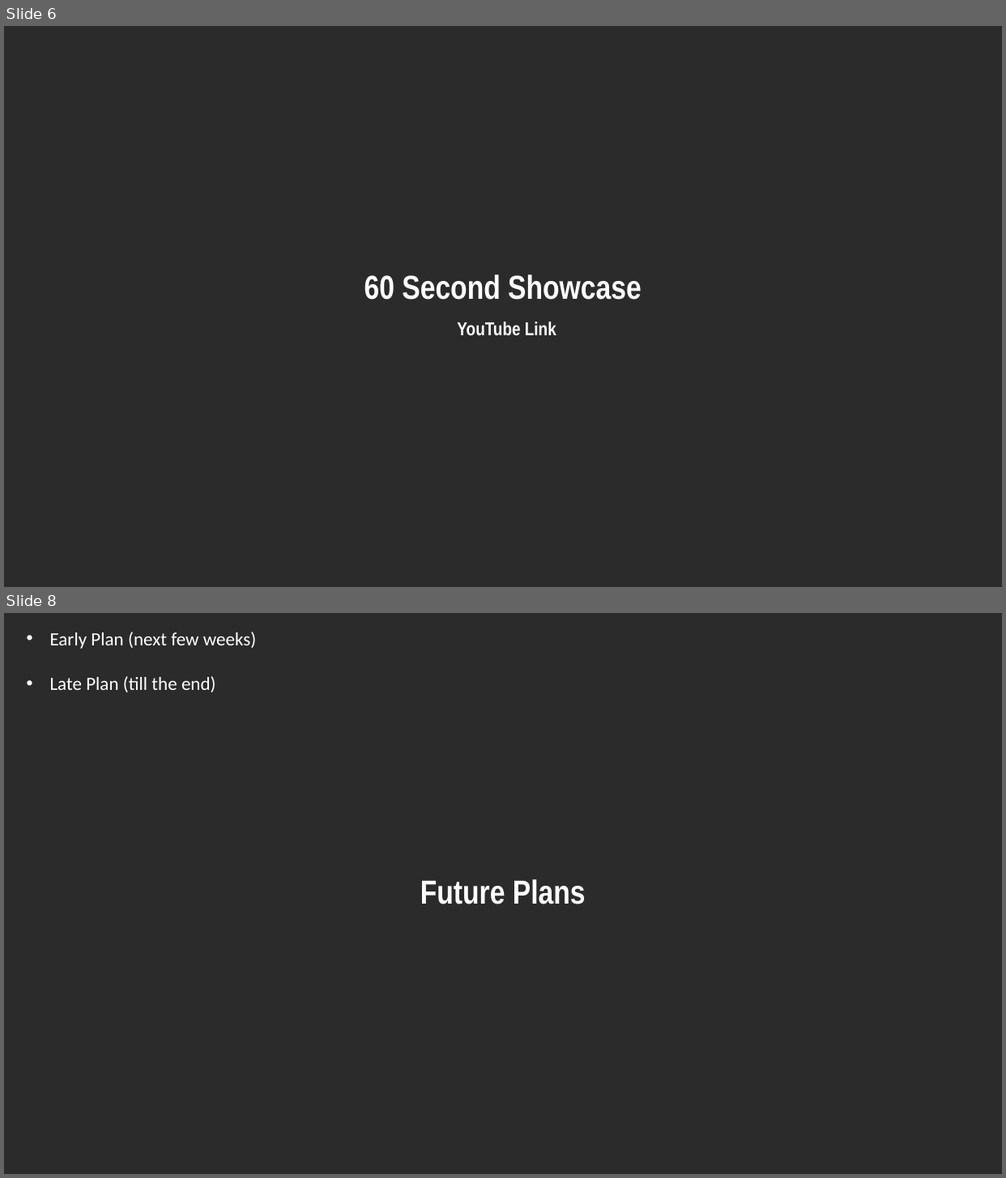
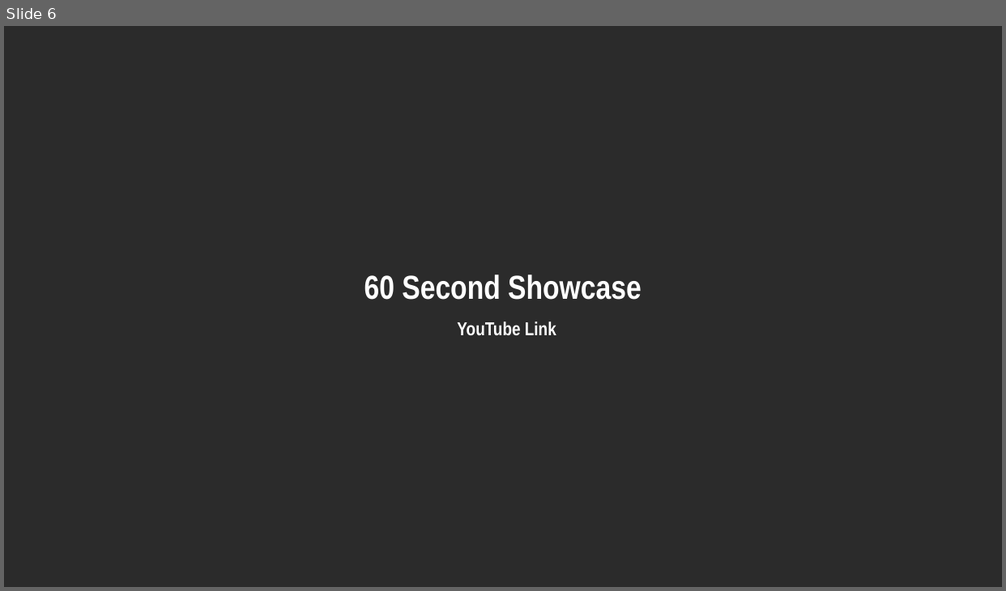
Before and after one commit to Keiishkii/Final-Year-Project, a slide deck: - Presentations/Final Year Project - Progress Presentation.pptx. Shown one above the other, each under a label of ours: slides 6 and 8 before the commit, slide 6 after it; the slides between them are not shown. The pictures are 1006x1178 and 1006x591 pixels, drawn with LibreOffice and Linux fonts; fonts in the diff are those of the drawing; background and template pictures are left out; a plain dark background stands for a picture behind light text. Boxes give left, top, right and bottom in pixels: in the first picture for what was removed or moved away, otherwise in the second. Text is boxed around its words. In the diff, an @@ line names an element or a change of style, - is before the commit and + after.

```diff
--- a/- Presentations/Final Year Project - Progress Presentation.pptx
+++ b/- Presentations/Final Year Project - Progress Presentation.pptx
@@ slide 8 removed at [4,613,1002,1174], background picture (left out) @@
@@ text removed at [50,632,257,692] @@
-• Early Plan (next few weeks)
-• Late Plan (till the end)
@@ text removed at [420,879,586,905] @@
-Future Plans
```
Also in this commit, not shown: 3 slides changed, 3 slides added, 2 other slides removed, 9 other files.
